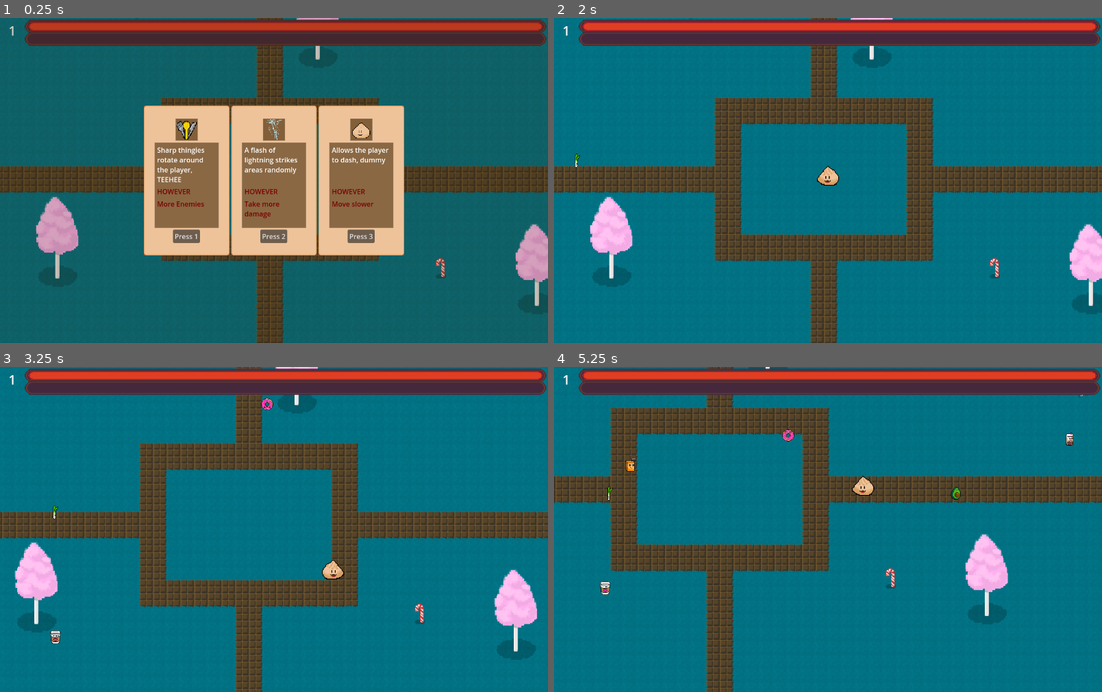
Above: before the commit, frames 1-4 (two rows, left to right).
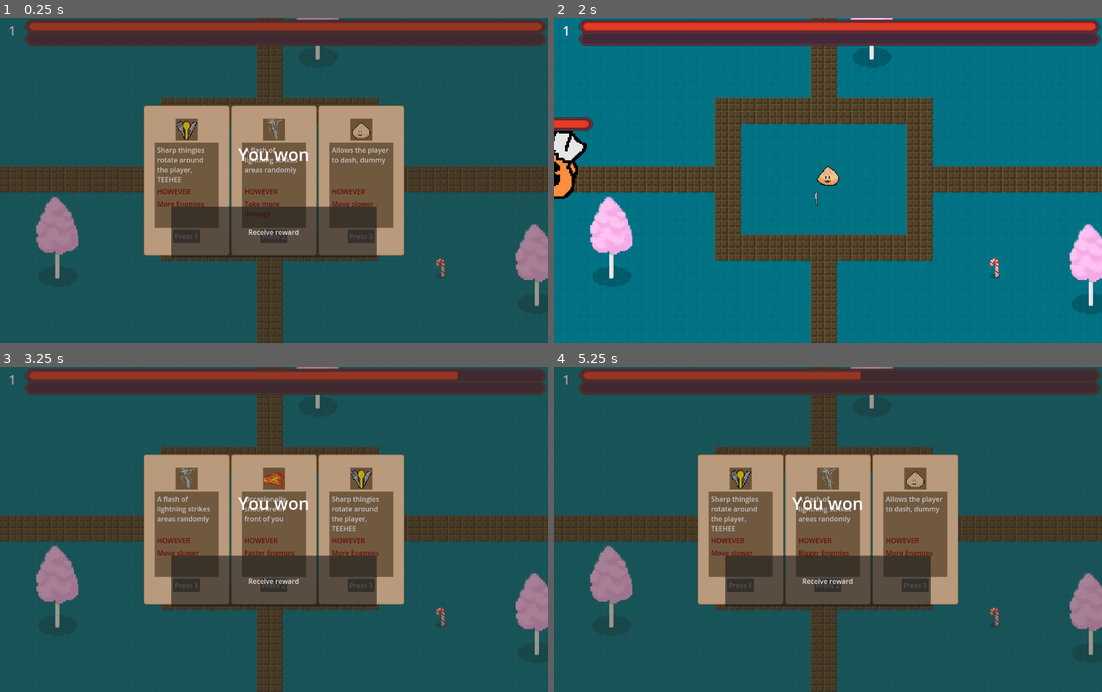
Above: after the commit, the same moments.

Repository: SteamedKoko/Gluttony
Game: Godot game, scene res://scenes/arena/arena.tscn
Two runs of this game, one before a commit and one after it. Both use one fixed random seed, a clock stepped at 60 frames per second and the inputs below.
Inputs (mouse positions are in pixels of both pictures, inside the frame that each line leads up to):
- Up to frame 1 (0.25 s): no input
- Up to frame 2 (2 s): click (828, 232) at 0.5 s, where only the run after the commit has a clickable "Receive reward"; click (740, 235) at 1.25 s, where only the run after the commit has a clickable "Press 1"
- Up to frame 3 (3.25 s): tap Enter at 2, 3.05 s; hold F (right) 2.03-2.78 s; hold Enter 2.03-2.78 s; hold Down (down) from 2.78 s (still down); tap J (dash) at 2.85 s
- Up to frame 4 (5.25 s): release Down (down) at 3.53 s; hold F (right) 3.53-4.28 s; hold Enter 3.53-4.28 s; hold Up (up) 4.28-5.03 s; tap 1 at 4.35 s; tap Enter at 4.55 s; hold S (left) from 5.03 s (still down); hold Enter from 5.03 s (still down); tap 2 at 5.1 s

The runs differ from the first frame. In frame 1, 26% of the frame differs, in the area x 1-100%, y 0-89%; in frame 2, 1.2%; in frame 3, 89%; in frame 4, 93%, in the area x 0-100%, y 0-100%.

Commit message:
game win screen

Diff:
--- a/entities/monsters/base_monster.gd
+++ b/entities/monsters/base_monster.gd
@@ -14,6 +14,9 @@
 var move_speed_mult: float = 2
 
 func _ready() -> void:
+	var new_hp: int = health.max_health + ceil(float(GameManager.player.current_level) / 5)
+	health.health = new_hp
+	health.max_health = new_hp
 	health.health_depleted.connect(perish)
 	scale =  default_scale * Vector2.ONE
 
@@ -36,7 +39,8 @@
 
 
 func perish() -> void:
-	GameManager.player.current_exp += _exp_value
+	var exp_to_add = _exp_value * ceil(float(GameManager.player.current_level) / 5)
+	GameManager.player.add_exp(exp_to_add)
 	queue_free()
 
 
--- a/entities/skills/fire/fire.tscn
+++ b/entities/skills/fire/fire.tscn
@@ -155,7 +155,7 @@
 z_index = 1
 scale = Vector2(-1, 1)
 script = ExtResource("1_uljsr")
-damage_multiplyer = 1.8
+damage_multiplyer = 1.25
 knockback_multiplyer = 1.1
 size_multiplyer = Vector2(1.5, 1.5)
 metadata/_custom_type_script = "uid://yl8d3y4n64eg"
--- a/globals/game_manager.gd
+++ b/globals/game_manager.gd
@@ -23,11 +23,14 @@
 
 var spawner: Spawner
 
+var is_endgame: bool = false
 var spawned_mini_boss: bool = false
 var spawned_main_boss: bool = false
 
 var general_spawn_timer: Timer
 var batch_spawn_timer: Timer
+
+var active_pauses: int = 0
 
 #3 rows 10 columns for the batch formation
 var batch_spawn_formation = {
@@ -38,6 +41,7 @@
 
 func _ready() -> void:
 	load_up_shiat()
+	game_win()
 
 
 func load_up_shiat():
@@ -56,6 +60,38 @@
 	batch_spawn_timer.timeout.connect(_spawn_batch_monsters)
 	add_child(batch_spawn_timer)
 
+func pause():
+	get_tree().paused = true
+	active_pauses += 1
+
+func unpause():
+	active_pauses = max(0, active_pauses-1)
+	if active_pauses == 0:
+		get_tree().paused = false
+
+func game_over():
+	var gover: Control = get_tree().get_first_node_in_group("GameOver")
+	pause()
+	gover.visible = true
+
+func game_win():
+	pause()
+	#clear minions, play the scene and continue with bosses
+	var gwin: Control = get_tree().get_first_node_in_group("GameWin")
+	for child in spawner.get_children():
+		child.queue_free()
+
+	general_spawn_timer.timeout.disconnect(_spawn_monster)
+	batch_spawn_timer.timeout.disconnect(_spawn_batch_monsters)
+	general_spawn_timer.timeout.connect(_spawn_random_boss)
+	batch_spawn_timer.timeout.connect(_spawn_batch_bosses)
+
+	gwin.visible = true
+
+func continue_boss_mode():
+	unpause()
+
+
 func restart():
 	for child in get_tree().get_first_node_in_group("Stage").get_children():
 		child.queue_free()
@@ -67,19 +103,25 @@
 	skill_manager = null
 	get_tree().change_scene_to_file("res://scenes/arena/arena.tscn")
 	load_up_shiat()
-	get_tree().paused = false
+
 
 func increase_spawn_speed():
 	general_spawn_timer.wait_time *= .66
 	batch_spawn_timer.wait_time *= .66
 
-func game_over():
-	var gover: Control = get_tree().get_first_node_in_group("GameOver")
-	get_tree().paused = true
-	gover.visible = true
-
 
 func _spawn_batch_monsters():
+	var positions = _get_batch_positions()
+	for position in positions:
+		var sprite_enum = GlobalSpriteAssets.get_random_monster_enum()
+		spawner._spawn_monster(position, sprite_enum)
+
+func _spawn_batch_bosses():
+	var positions = _get_batch_positions()
+	for position in positions:
+		var boss = _spawn_boss_at(position, sudo_resource)
+
+func _get_batch_positions() -> Array[Vector2]:
 	var location: Vector2 = _get_spawn_location()
 	#spawn close to player for testing
 	# location -= (player.global_position.distance_to(location) * player.global_position.direction_to(location)) / 2
@@ -93,11 +135,12 @@
 	var x_direction = 1 if direction.x > 0 else -1
 	var y_direction = 1 if direction.y > 0 else -1
 
+	var positions: Array[Vector2] = []
 	for row in range(rows_to_spawn):
 		for col in range(cols_to_spawn):
-			var sprite_enum = GlobalSpriteAssets.get_random_monster_enum()
-			var offset = location + (Vector2(row, col) * batch_spawn_formation.offset * skill_manager.monster_scale_multiplyer * Vector2(x_direction, y_direction))
-			spawner._spawn_monster(offset, sprite_enum)
+			positions.append(location + (Vector2(row, col) * batch_spawn_formation.offset * skill_manager.monster_scale_multiplyer * Vector2(x_direction, y_direction)))
+
+	return positions
 
 
 func _spawn_monster():
@@ -111,7 +154,16 @@
 		return player.position + Vector2(rand_x,rand_y_positions.pick_random())
 
 	var rand_y = randi_range(rand_y_positions[0], rand_y_positions[1])
-	return player.position + Vector2(rand_x_positions.pick_random(),rand_y)
+	var base_position = Vector2.ZERO
+	if player:
+		base_position = player.position
+	return base_position + Vector2(rand_x_positions.pick_random(),rand_y)
+
+func _spawn_boss_at(position: Vector2, boss_resource: Resource):
+	var boss_instance: BossMonster = boss_resource.instantiate()
+	boss_instance.global_position = position
+	spawner.add_child(boss_instance)
+	return boss_instance
 
 func _spawn_boss(boss_resource: Resource) -> BossMonster:
 	var boss_instance: BossMonster = boss_resource.instantiate()
@@ -121,8 +173,12 @@
 	return boss_instance
 
 func _spawn_main_boss(boss_resource: Resource):
-		var spawned_boss = _spawn_boss(boss_resource)
-		spawned_boss.boss_died.connect(game_over)
+	var spawned_boss = _spawn_boss(boss_resource)
+	spawned_boss.boss_died.connect(game_win())
+
+func _spawn_random_boss():
+	var boss = [sudo_resource, sudo_resource, kok_resource].pick_random()
+	_spawn_boss(boss)
 
 
 func _process(_delta: float) -> void:
--- a/project.godot
+++ b/project.godot
@@ -32,6 +32,7 @@
 [global_group]
 
 GameOver=""
+GameWin=""
 
 [input]
 
--- a/scenes/arena/arena.tscn
+++ b/scenes/arena/arena.tscn
@@ -1,10 +1,11 @@
-[gd_scene load_steps=8 format=4 uid="uid://gwslf667jj30"]
+[gd_scene load_steps=9 format=4 uid="uid://gwslf667jj30"]
 
 [ext_resource type="TileSet" uid="uid://cm8jf80i4ndxv" path="res://scenes/tileset/overworld.tres" id="1_asdgj"]
 [ext_resource type="PackedScene" uid="uid://cetseqdkeuyvr" path="res://entities/player/player.tscn" id="3_5tue2"]
 [ext_resource type="PackedScene" uid="uid://co6ketbnvk6rd" path="res://ui/level_up_menu/level_up_menu.tscn" id="4_aj7ud"]
-[ext_resource type="PackedScene" uid="uid://b1hkhiuuvfcvc" path="res://ui/game_over/game_over.tscn" id="4_u52cf"]
+[ext_resource type="PackedScene" uid="uid://b1hkhiuuvfcvc" path="res://ui/game_finish/game_over.tscn" id="4_u52cf"]
 [ext_resource type="PackedScene" uid="uid://cwvcdouwcxna2" path="res://ui/health_bar/health_bar.tscn" id="5_asdgj"]
+[ext_resource type="PackedScene" uid="uid://d1qqkhpgcb8mb" path="res://ui/game_finish/game_win.tscn" id="5_ii07k"]
 [ext_resource type="PackedScene" uid="uid://bxievinm2sb74" path="res://ui/level_label/level_label.tscn" id="5_jx0ua"]
 [ext_resource type="PackedScene" uid="uid://b5pj8jbpfq6hj" path="res://ui/exp_bar/exp_bar.tscn" id="5_u52cf"]
 
@@ -36,6 +37,8 @@
 [node name="GameOver" parent="Popup" groups=["GameOver"] instance=ExtResource("4_u52cf")]
 process_mode = 3
 z_index = 10
+
+[node name="GameWin" parent="Popup" instance=ExtResource("5_ii07k")]
 
 [node name="HUD" type="CanvasLayer" parent="."]
 process_mode = 3
--- a/ui/game_over/game_over.gd
+++ b/ui/game_finish/game_over.gd
@@ -6,3 +6,7 @@
 func _on_button_pressed() -> void:
 	print('pressed')
 	GameManager.restart()
+
+func _process(_delta: float) -> void:
+	if Input.is_key_pressed(KEY_ENTER):
+		GameManager.restart()
--- a/ui/game_over/game_over.tscn
+++ b/ui/game_finish/game_over.tscn
@@ -1,6 +1,6 @@
 [gd_scene load_steps=2 format=3 uid="uid://b1hkhiuuvfcvc"]
 
-[ext_resource type="Script" uid="uid://6guhnd5u6dsd" path="res://ui/game_over/game_over.gd" id="1_ns3eh"]
+[ext_resource type="Script" uid="uid://6guhnd5u6dsd" path="res://ui/game_finish/game_over.gd" id="1_ns3eh"]
 
 [node name="GameOver" type="Control"]
 layout_mode = 3
--- /dev/null
+++ b/ui/game_finish/game_win.gd
@@ -0,0 +1,17 @@
+extends Control
+
+func _ready() -> void:
+	print('engage')
+
+
+
+func _on_reward_button_pressed() -> void:
+	%RewardButton.visible = false
+	var tween = create_tween()
+	%Dialogue.text = ""
+	tween.tween_property(%Dialogue, "text", "Here is your reward", 1)
+	tween.tween_property(%Dialogue, "text", "Here is your reward...", 1)
+	tween.tween_property(%Dialogue, "text", "\nAsshole", .5)
+
+	visible = false
+	GameManager.continue_boss_mode()
--- /dev/null
+++ b/ui/game_finish/game_win.tscn
@@ -0,0 +1,58 @@
+[gd_scene load_steps=2 format=3 uid="uid://d1qqkhpgcb8mb"]
+
+[ext_resource type="Script" uid="uid://dm0gvvk0pgew3" path="res://ui/game_finish/game_win.gd" id="1_kq61y"]
+
+[node name="GameWin" type="Control"]
+layout_mode = 3
+anchors_preset = 15
+anchor_right = 1.0
+anchor_bottom = 1.0
+grow_horizontal = 2
+grow_vertical = 2
+size_flags_horizontal = 3
+size_flags_vertical = 3
+script = ExtResource("1_kq61y")
+
+[node name="ColorRect" type="ColorRect" parent="."]
+layout_mode = 1
+anchors_preset = 15
+anchor_right = 1.0
+anchor_bottom = 1.0
+grow_horizontal = 2
+grow_vertical = 2
+color = Color(0.196078, 0.196078, 0.196078, 0.282353)
+
+[node name="MarginContainer" type="MarginContainer" parent="ColorRect"]
+layout_mode = 1
+anchors_preset = 15
+anchor_right = 1.0
+anchor_bottom = 1.0
+grow_horizontal = 2
+grow_vertical = 2
+theme_override_constants/margin_left = 400
+theme_override_constants/margin_top = 200
+theme_override_constants/margin_right = 400
+theme_override_constants/margin_bottom = 200
+
+[node name="VBoxContainer" type="VBoxContainer" parent="ColorRect/MarginContainer"]
+layout_mode = 2
+
+[node name="Dialogue" type="RichTextLabel" parent="ColorRect/MarginContainer/VBoxContainer"]
+unique_name_in_owner = true
+layout_mode = 2
+size_flags_vertical = 3
+size_flags_stretch_ratio = 2.0
+theme_override_font_sizes/normal_font_size = 40
+text = "You won"
+fit_content = true
+horizontal_alignment = 1
+vertical_alignment = 1
+
+[node name="RewardButton" type="Button" parent="ColorRect/MarginContainer/VBoxContainer" groups=["GameWin"]]
+unique_name_in_owner = true
+process_mode = 3
+layout_mode = 2
+size_flags_vertical = 3
+text = "Receive reward"
+
+[connection signal="pressed" from="ColorRect/MarginContainer/VBoxContainer/RewardButton" to="." method="_on_reward_button_pressed"]
--- a/ui/level_up_menu/level_up_menu.gd
+++ b/ui/level_up_menu/level_up_menu.gd
@@ -12,7 +12,7 @@
 
 
 func opt_for_skill() -> void:
-	get_tree().paused = true
+	GameManager.pause()
 
 	#do this before it's visible so that it will be placed in the right spot
 	populate_random_skills()
@@ -32,7 +32,7 @@
 		opt_for_skill()
 		return
 
-	get_tree().paused = false
+	GameManager.unpause()
 
 func populate_random_skills():
 	var skills = GameManager.skill_manager.get_random_skills(skill_options_to_add)
Renamed: ui/game_over/game_over.gd.uid -> ui/game_finish/game_over.gd.uid
Not shown, added: ui/game_finish/game_win.gd.uid
